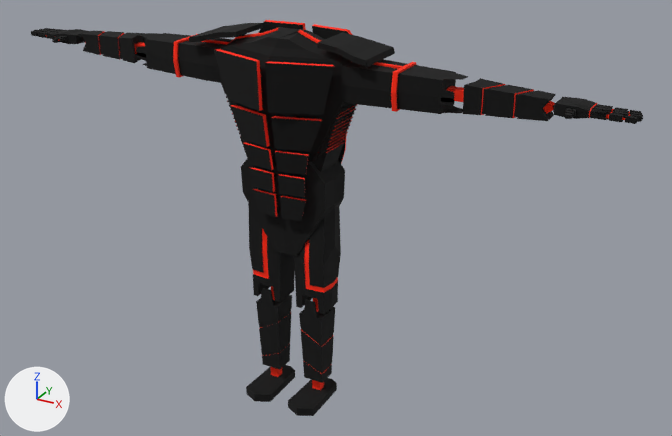
What one commit did to the FBX model Assets/Meshes/Animations/cyborgKatanaAnimations.fbx.
Before and after are seen from a camera (50 mm lens) standing at (1.82, -2.94, 2.35) and looking at (0.17, 0.07, 0.85). The axes (+X, +Y, +Z) are drawn at lower left. The lights are the same throughout. Where no turn or scale is listed for an object, it has been applied to the vertices.

Objects in the first picture: 'cyborgMesh'.
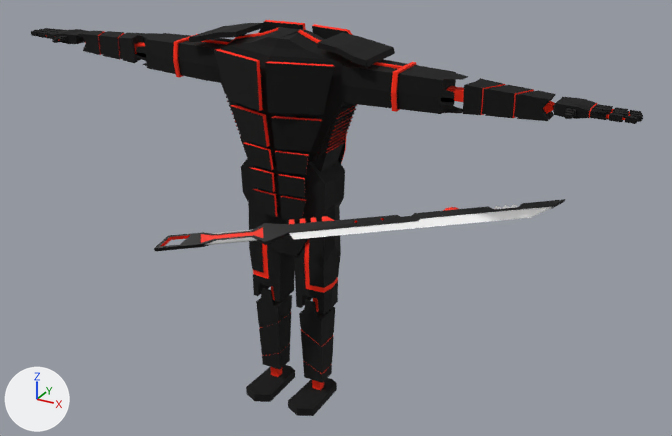
Changed parts and their boxes [x1, y1, x2, y2] in the pictures (672 x 436 px):
```json
{"object": "katanaMesh.001", "change": "added", "after": [154, 199, 565, 251]}
```

Edits to the scene script, one JSON object a line:
```json
{"op": "add", "block": "mat_material_001", "code": ["mat_material_001 = principled_material('Material.001')", "mat_material_001.texture = img_basecolorpalletediffuse_png"]}
{"op": "add", "block": "me_plane_001", "code": ["me_plane_001 = bpy.data.meshes.new('Plane.001')", "me_plane_001.from_pydata(...)  # 356 vertices, 204 faces; spans x -0.098..1.239, y -0.192..0.65, z -0.096..0.088", "me_plane_001.materials.append(mat_material_001)  # picture img_basecolorpalletediffuse_png"]}
{"op": "add", "block": "ob_katanamesh_001", "code": ["ob_katanamesh_001 = bpy.data.objects.new('katanaMesh.001', me_plane_001)", "ob_katanamesh_001.location = (-0.236, -0.27, 0.897)"]}
```
